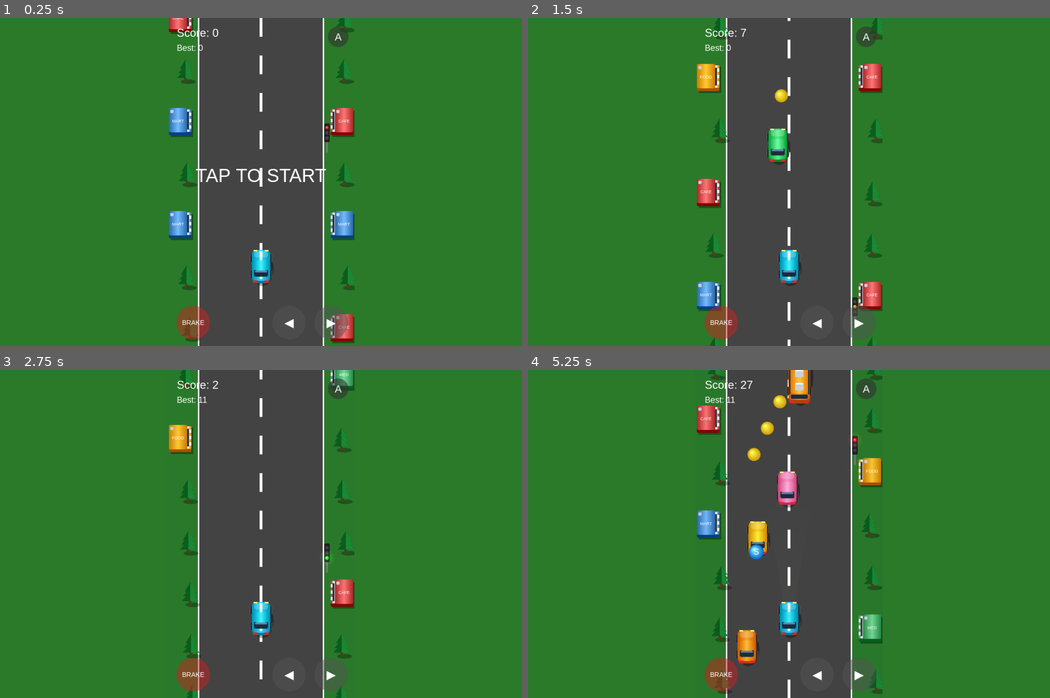
Above: before the commit, frames 1-4 (two rows, left to right).
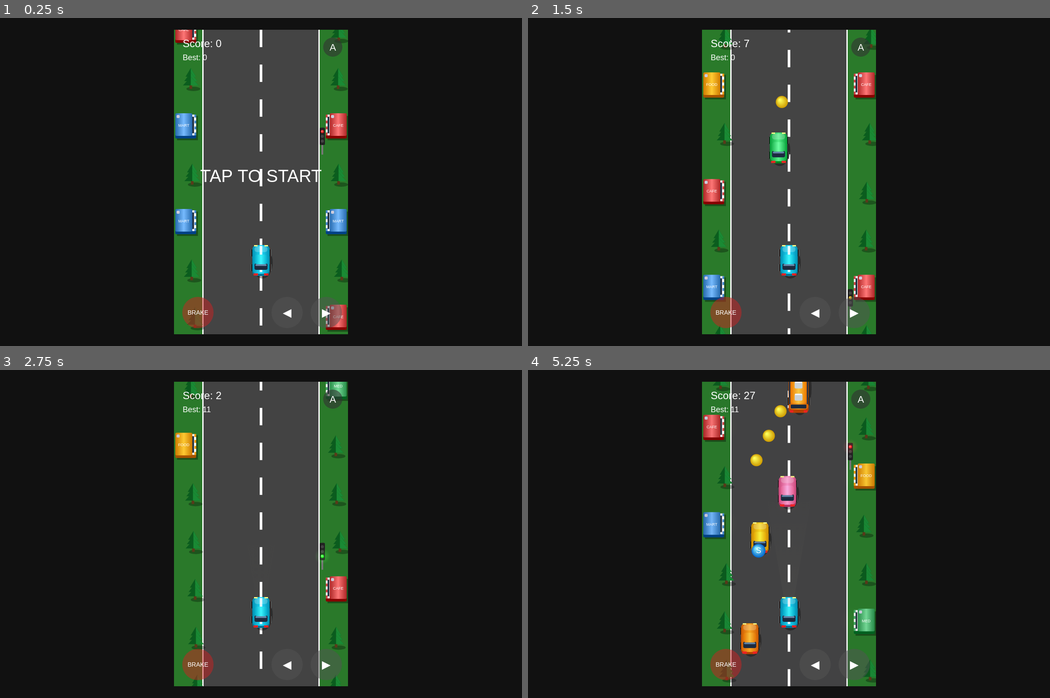
Above: after the commit, the same moments.

Repository: mitali101221-imam/road-racer
Game: browser game, page index.html
Two runs of this game, one before a commit and one after it. Both use one fixed random seed, a clock stepped at 60 frames per second and the inputs below.
Inputs (mouse positions are in pixels of both pictures, inside the frame that each line leads up to; where the layout moved, square brackets give the same spot in the first picture):
- Up to frame 1 (0.25 s): no input
- Up to frame 2 (1.5 s): click "▶" at 0.27 s; click (789, 211) [789, 214] at 1.07 s
- Up to frame 3 (2.75 s): click (224, 504) [156, 501] at 1.67 s; click (297, 488) [365, 484] at 2.27 s
- Up to frame 4 (5.25 s): click (815, 596) [867, 599] at 2.87 s; click (747, 609) [658, 616] at 3.47 s; click (789, 471) [789, 468] at 4.07 s; click (841, 550) [945, 550] at 4.67 s

The runs differ from the first frame. In frame 1, 76% of the frame differs, in the area x 0-100%, y 0-100%; in frame 2, 76%; in frame 3, 74%; in frame 4, 76%.

Commit message:
Update index.html

Diff:
--- a/index.html
+++ b/index.html
@@ -21,8 +21,10 @@
   }
   canvas {
     display: block;
-    width: 100%;
-    height: 100%;
+    width: 400px !important;
+    height: 700px !important;
+    max-width: 100%;
+    max-height: 100%;
     object-fit: contain;
     background: #2a7a2a;
   }
@@ -297,6 +299,8 @@
   });
 }
 function start(){
+  c.width = W;
+  c.height = H;
   car={x:W/2,y:H-170,w:40,h:70};
   enemies=[];coins=[];powers=[];trees=[];
   score=0;speed=5;over=false;lineY=0;shield=0;treeT=0;sigT=0;
